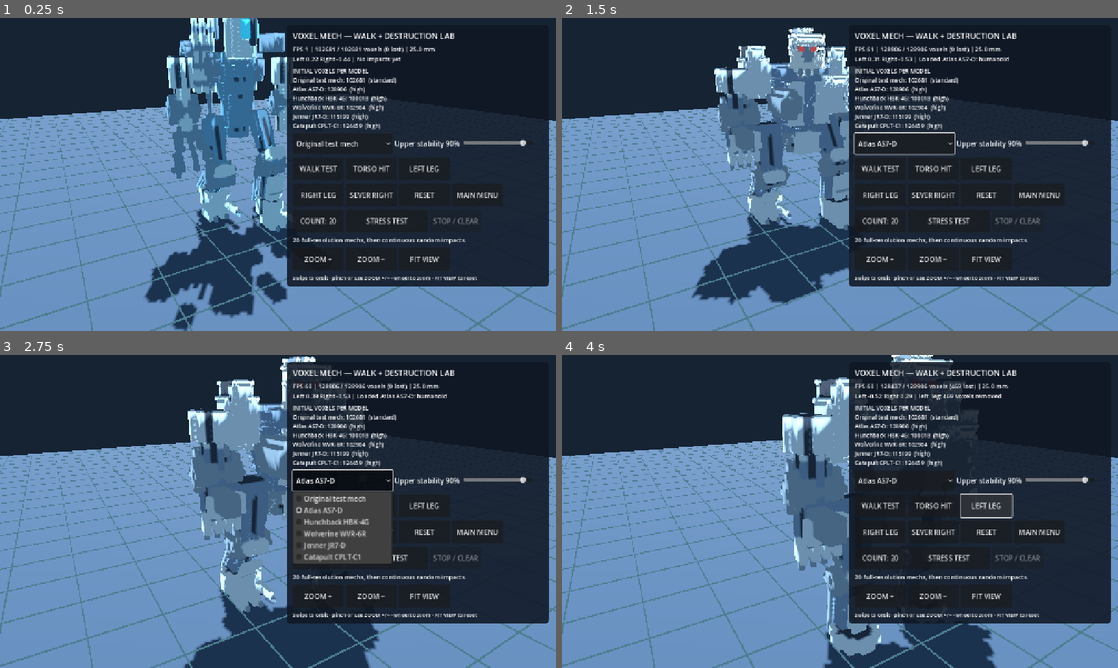
Above: before the commit, frames 1-4 (two rows, left to right).
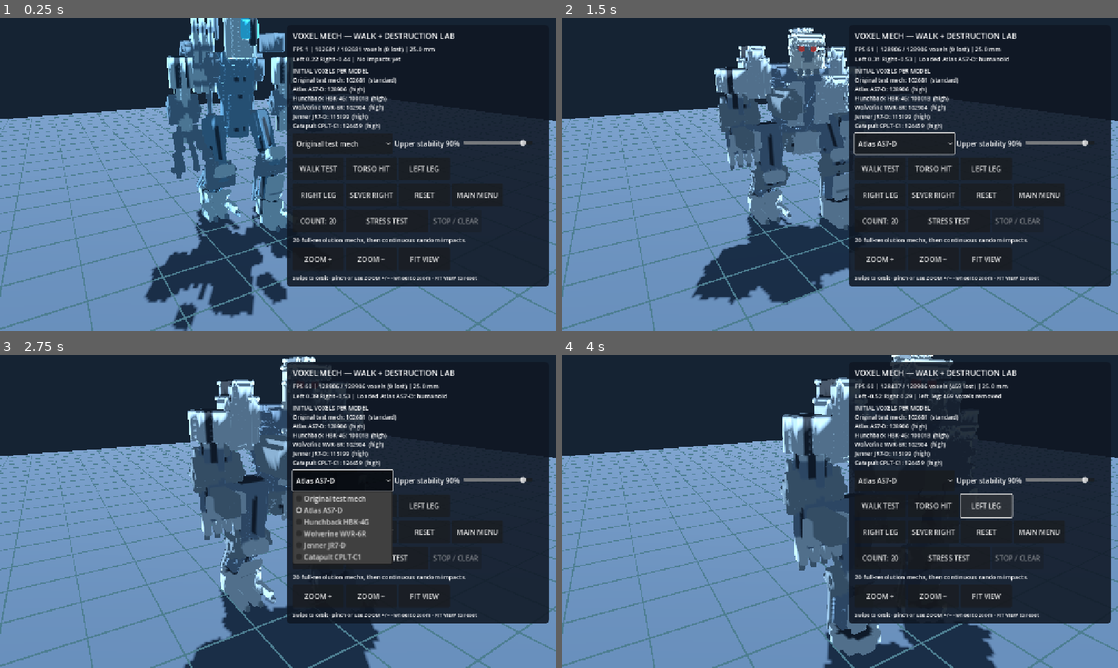
Above: after the commit, the same moments.

Repository: drag0nblad3/BtechMobile
Game: Godot game, scene res://scenes/voxel_mech_lab.tscn
The game is run twice, just before and just after one commit, with the same random seed, the same clock (stepped at 60 frames per second) and the same inputs. This scene is started directly instead of the project's main scene.
Inputs:
- Up to frame 1 (0.25 s): no input
- Up to frame 2 (1.5 s): click "Original test mech" at 0.5 s; click "WALK TEST" at 1.25 s
- Up to frame 3 (2.75 s): click "Atlas AS7-D" at 2 s
- Up to frame 4 (4 s): click "TORSO HIT" at 2.75 s; click "LEFT LEG" at 3.5 s

The runs differ from the first frame. In frame 1, 8.5% of the frame differs, in the area x 29-52%, y 0-69%; in frame 2, 9.1%, in the area x 27-52%, y 2-68%; in frame 3, 7.8%; in frame 4, 6.5%.

Commit message:
Use directional neutral metal lighting so independently sculpted armor layers read distinctly

Diff:
--- a/src/view/units/voxel_mech_lab.gd
+++ b/src/view/units/voxel_mech_lab.gd
@@ -63,15 +63,22 @@
 	env.background_color = Color("152333")
 	env.ambient_light_source = Environment.AMBIENT_SOURCE_COLOR
 	env.ambient_light_color = Color("b5cee8")
-	env.ambient_light_energy = 0.92
+	env.ambient_light_energy = 0.55
 	env.tonemap_mode = Environment.TONE_MAPPER_FILMIC
 	env_node.environment = env
 	add_child(env_node)
 	var sun := DirectionalLight3D.new()
 	sun.rotation_degrees = Vector3(-56, -32, 0)
-	sun.light_energy = 1.40
+	sun.light_energy = 1.45
 	sun.shadow_enabled = true
 	add_child(sun)
+	# Modest cold side light reveals shape differences without washing out
+	# all the panel seams with the previous nearly full ambient fill.
+	var fill := DirectionalLight3D.new()
+	fill.rotation_degrees = Vector3(-25, 125, 0)
+	fill.light_color = Color("a7c6de")
+	fill.light_energy = 0.45
+	add_child(fill)
 	var ground := StaticBody3D.new()
 	ground.name = "HangarFloor"
 	ground.position.y = -0.15
